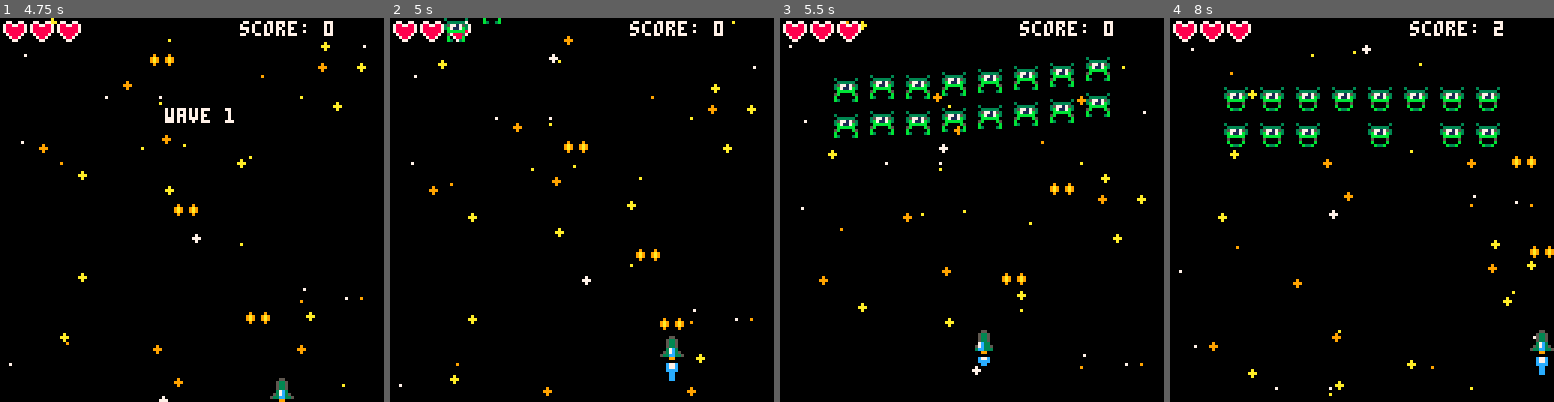
Above: before the commit, frames 1-4 (left to right).
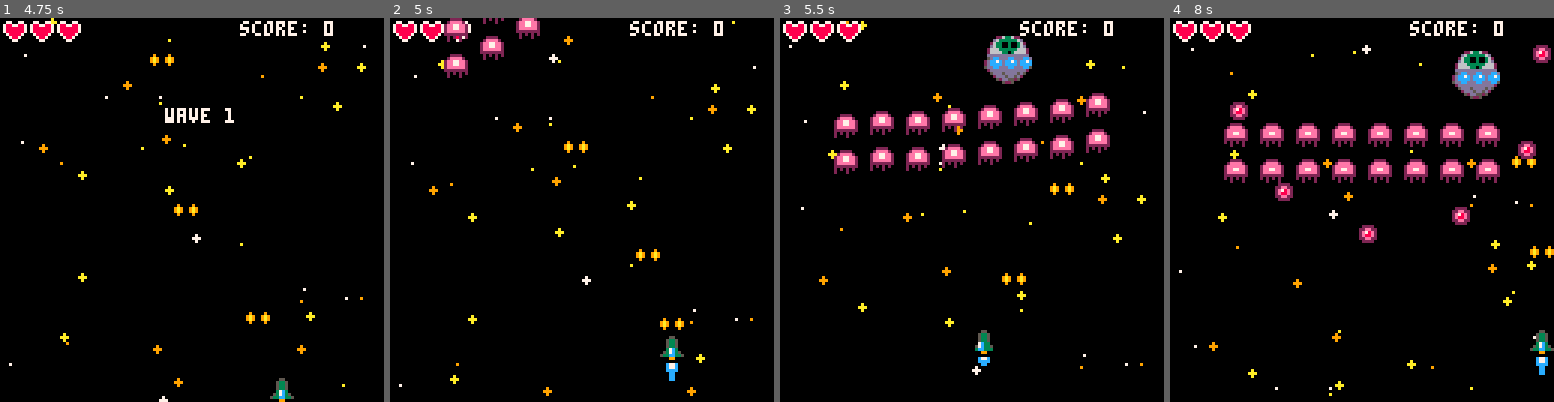
Above: after the commit, the same moments.

Repository: RyuuForce/Shmupo
Game: PICO-8 cartridge shmupo.p8
The game is run twice, just before and just after one commit, with the same random seed, the same clock (stepped at 60 frames per second) and the same inputs.
Inputs:
- Up to frame 1 (4.75 s): tap X (X key) at 0.33, 1.07, 1.85, 2.97, 4.08 s; tap O (Z key) at 0.7, 1.7, 2.1, 2.5, 2.9, 3.3, 3.7, 4.1, 4.5 s; hold Right 1.6-2.1 s; hold Up 2.15-2.42 s; hold Right 2.47-3.03 s; hold Left 3.08-3.58 s; hold Down 3.63-3.97 s; hold Right 4.02-4.68 s; hold Up from 4.73 s (still down)
- Up to frame 2 (5 s): keep holding Up; tap O (Z key) at 4.9 s
- Up to frame 3 (5.5 s): release Up at 5.03 s; hold Left from 5.08 s (still down); tap X (X key) at 5.2 s; tap O (Z key) at 5.3 s
- Up to frame 4 (8 s): release Left at 5.68 s; tap O (Z key) every 0.4 s from 5.7 to 7.7 s; hold Down 5.73-6.03 s; hold Right 6.08-6.58 s; tap X (X key) at 6.32, 7.43 s; hold Right 6.63-7.13 s; hold Up 7.18-7.45 s; hold Right from 7.5 s (still down)

Frame 1 is identical in both runs. In frame 2, 1.2% of the frame differs, in the area x 14-40%, y 0-16%; in frame 3, 7.9%; in frame 4, 9.0%, in the area x 14-100%, y 1-59%.

Commit message:
Revert "Added new Level layouts"
This reverts commit 726fc9f00a59e53ca3e7a57c73ddf83eb7ce6872.

Diff:
--- a/shmupo.p8
+++ b/shmupo.p8
@@ -1,5 +1,5 @@
 pico-8 cartridge // http://www.pico-8.com
-version 41
+version 36
 __lua__
 --myfirstshmup (working title)
 --by ryuuforce
@@ -225,27 +225,26 @@
  enemy.hp = 3
  enemy.type = entype
  enemy.wait = enwait
- if entype == nil or entype == 1 then --Enemy with no special traits
+ if entype == nil or entype == 1 then
   enemy.spr = 77
   enemy.ani = {77,78,79,78}
- elseif entype == 2 then              --Enemy that shoots bullets
+ elseif entype == 2 then
   enemy.spr = 109
   enemy.ani = {109,110}
- elseif entype == 3 then              --Enemy with no special traits
+ elseif entype == 3 then
   enemy.spr = 188
   enemy.ani = {188,189,190,191}
- elseif entype == 4 then              --Enemy with no special traits
+ elseif entype == 4 then
   enemy.spr = 184
   enemy.ani = {184,185,186,187}
- elseif entype == 5 then              --Enemy with more health
+ elseif entype == 5 then
   enemy.spr = 169
   enemy.ani = {169,170,171,172,171,170}
-  enemy.hp = 6
- elseif entype == 6 then              --Enemy with no special traits
+ elseif entype == 6 then
   enemy.spr = 165
   enemy.hp = 5
   enemy.ani = {165,166,167,168}
- elseif entype == 7 then              --Mini Boss
+ elseif entype == 7 then
   enemy.spr = 208
   enemy.hp = 15
   enemy.colw = 16
@@ -324,40 +323,40 @@
  --  {2,3,4,5,6,6,5,4,3,2},
  --  {2,3,4,5,6,6,5,4,3,2},
  -- })
- if wave == 1 then        --Level 1: Intro to Enemies (Very Easy)
+ if wave == 2 then
   placens({
-   {0,0,0,0,0,0,0,0,0,0},
-   {0,1,1,1,1,1,1,1,1,0},
-   {0,1,1,1,1,1,1,1,1,0},
-   {0,0,0,0,0,0,0,0,0,0},
+   {5,3,4,5,6,6,5,4,3,5},
+   {5,3,4,5,6,6,5,4,3,5},
+   {2,2,2,2,2,2,2,2,2,2},
+   {6,6,6,6,6,6,6,6,6,6},
   })
- elseif wave == 2 then    --Level 2: Intro to Enemies with more Health (Very Easy)
-  placens({
-   {0,0,0,0,0,0,0,0,0,0},
-   {0,1,1,1,1,1,1,1,1,0},
-   {0,1,1,1,1,1,1,1,1,0},
-   {0,5,5,5,5,5,5,5,5,0},
-  })
- elseif wave == 3 then    --Level 3: Intro to Shooting Enemies (Easy)
-  placens({
-   {0,0,0,0,0,0,0,0,0,0},
-   {1,1,1,1,1,1,1,1,1,1},
-   {2,2,1,1,1,1,1,1,2,2},
-   {5,5,5,5,5,5,5,5,5,5},
-  })
- elseif wave == 4 then    --Level 4: More Shooting Enemies (Medium)
-  placens({
-   {2,1,1,2,2,2,2,1,1,2},
-   {0,2,1,1,1,1,1,1,2,0},
-   {0,0,2,1,1,1,1,2,0,0},
-   {0,0,0,2,2,2,2,0,0,0},
-  })
- elseif wave == 5 then    --Level 5: Mini Boss (Medium)
+ elseif wave == 1 then
   placens({
    {0,0,0,0,7,0,0,0,0,0},
    {0,0,0,0,0,0,0,0,0,0},
-   {0,5,5,5,5,5,5,5,5,0},
-   {0,5,5,5,5,5,5,5,5,0},
+   {0,6,6,6,6,6,6,6,6,0},
+   {0,6,6,6,6,6,6,6,6,0},
+  })
+ elseif wave == 3 then
+  placens({
+   {0,0,0,0,0,0,0,0,0,0},
+   {0,0,0,0,0,0,0,0,0,0},
+   {0,0,0,0,0,0,0,0,0,0},
+   {0,1,0,0,0,0,0,0,0,0},
+  })
+ elseif wave == 4 then
+  placens({
+   {0,0,0,0,0,0,0,0,0,0},
+   {0,0,0,0,0,0,0,0,0,0},
+   {0,0,0,0,0,0,0,0,0,0},
+   {0,1,0,0,0,0,0,0,0,0},
+  })
+ elseif wave == 5 then
+  placens({
+   {0,0,0,0,0,0,0,0,0,0},
+   {0,0,0,0,0,0,0,0,0,0},
+   {0,0,0,0,0,0,0,0,0,0},
+   {0,1,0,0,0,0,0,0,0,0},
   })
  end
 end
@@ -919,10 +918,10 @@
 00000000000000000000000000222200009999003300003300099000000990000009900000000000770000770770077000000000000000000000000550000000
 00000000000000000000000000000000000000500000000000000050000000000000005000000000000550000005500000055000300000033000000330000003
 00000000000000000000008888000000000550555555000000055055555000000005005555500000005885000058850000588500033333300333333003333330
-00000000000000000000889999888800055225222222500000522522255250000050050005500000005885000058850000588500357717533577175335771753
+000000000000000000008899998888000552252222225000005225222552500000500500055000000058850000588500005885003b7717b33b7717b33b7717b3
 0000008888000000000899aaaa9998000522888888822500002255888552250000005500055000000058850000588500005885003b7117b33b7117b33b7117b3
 00008899988000000089aaaaaaaa9800002889999988255000555599555825000055550005500000007c88000087c8000088c7000bbbbbb00bbbbbb00bbbbbb0
-000089aaa9800000089aaaa7aaaa9800052889aaa998225005555555555522500555055555550050057c88500587c8500588c7505b0000b50500005005000050
+000089aaa9800000089aaaa7aaaa9800052889aaa998225005555555555522500555055555550050057c88500587c8500588c750bb0000bb0b0000b00b0000b0
 00089aa7aa800000089aaa7777aa9800052889a77a998250005555a555558250005505055555005008cc8880588cc8850888cc80b000000b0b0000b00b0000b0
 00089aa77a800000009aaa7777aa98000028899a7a99820000555955555582000050005555500000000990000009900000099000b300003b0b3003b000b33b00
 000889aaa98000000089aa777aaa9800052228899998225000002885595520000000000550502000000550000005500000055000700000077000000770000007
